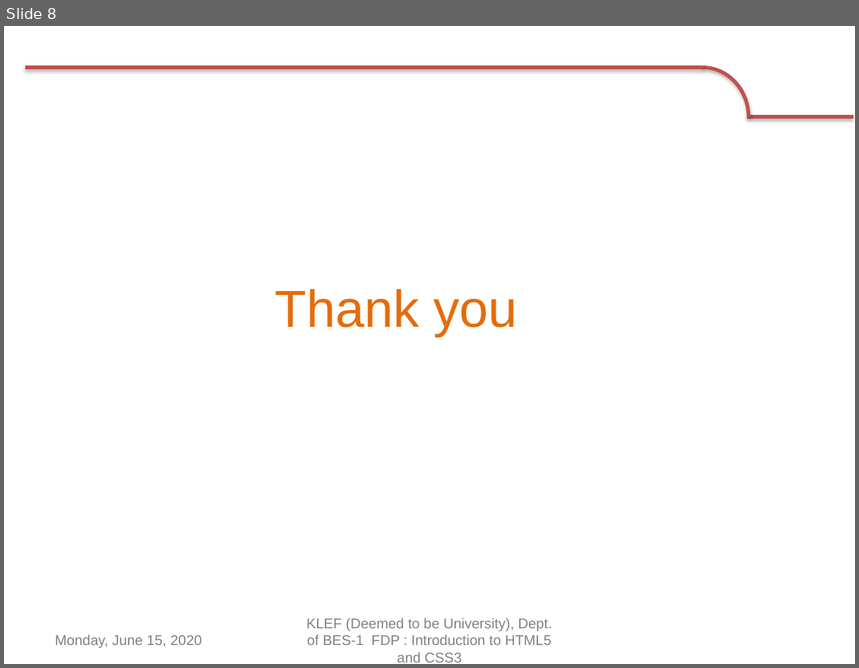
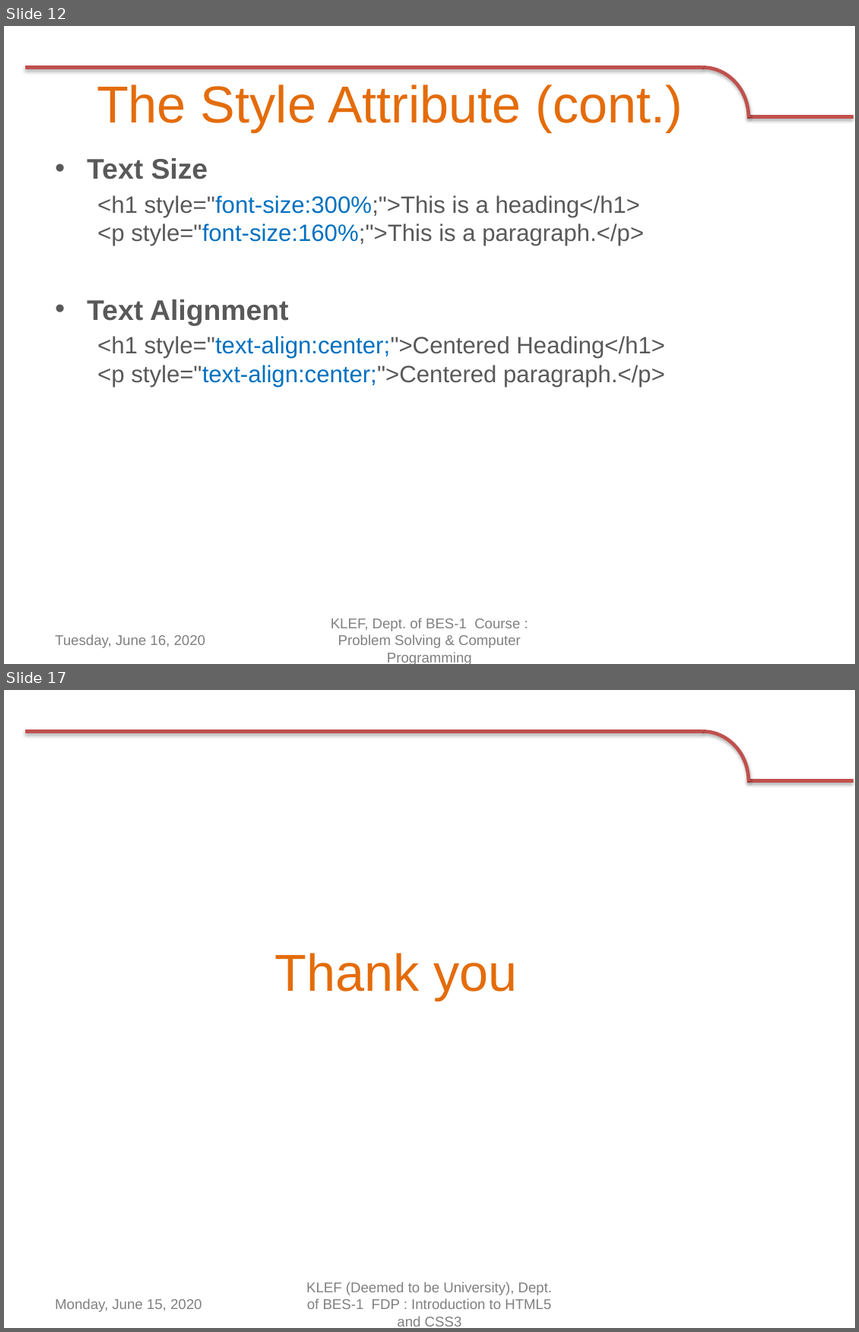
Before and after one commit to navbharti/https---github.com-navbharti-webdesign, a slide deck: html/ppt/day two.pptx. Shown one above the other, each under a label of ours: slide 8 before the commit, slides 12 and 17 after it; the slides between them are not shown. The pictures are 859x668 and 859x1332 pixels, drawn with LibreOffice and Linux fonts; fonts in the diff are those of the drawing; background and template pictures are left out. Boxes give left, top, right and bottom in pixels: in the first picture for what was removed or moved away, otherwise in the second. Text is boxed around its words. In the diff, an @@ line names an element or a change of style, - is before the commit and + after.

```diff
--- a/html/ppt/day two.pptx
+++ b/html/ppt/day two.pptx
@@ slide 12 added at [4, 26, 855, 664], background #FFFFFF; not listed: 3 template elements that a slide beside it also shows @@
@@ title added at [97, 85, 683, 132], 44 pt, text #E46C0A @@
+The Style Attribute (cont.)
@@ text added at [87, 158, 665, 387], 20 pt, text #595959 @@
+• Text Size
+  <h1 style="font-size:300%;">This is a heading</h1>
+  <p style="font-size:160%;">This is a paragraph.</p>
+• Text Alignment
+  <h1 style="text-align:center;">Centered Heading</h1>
+  <p style="text-align:center;">Centered paragraph.</p>
@@ text added at [331, 618, 521, 664], 12 pt, text #808080 @@
+KLEF, Dept. of BES-1 Course : Problem Solving & Computer Programming
@@ text added at [55, 635, 205, 648], 12 pt, text #808080 @@
+Tuesday, June 16, 2020
@@ what was slide 8 is now slide 17 @@
```
Also in this commit, not shown: 7 slides changed, 8 other slides added, 2 other files.
